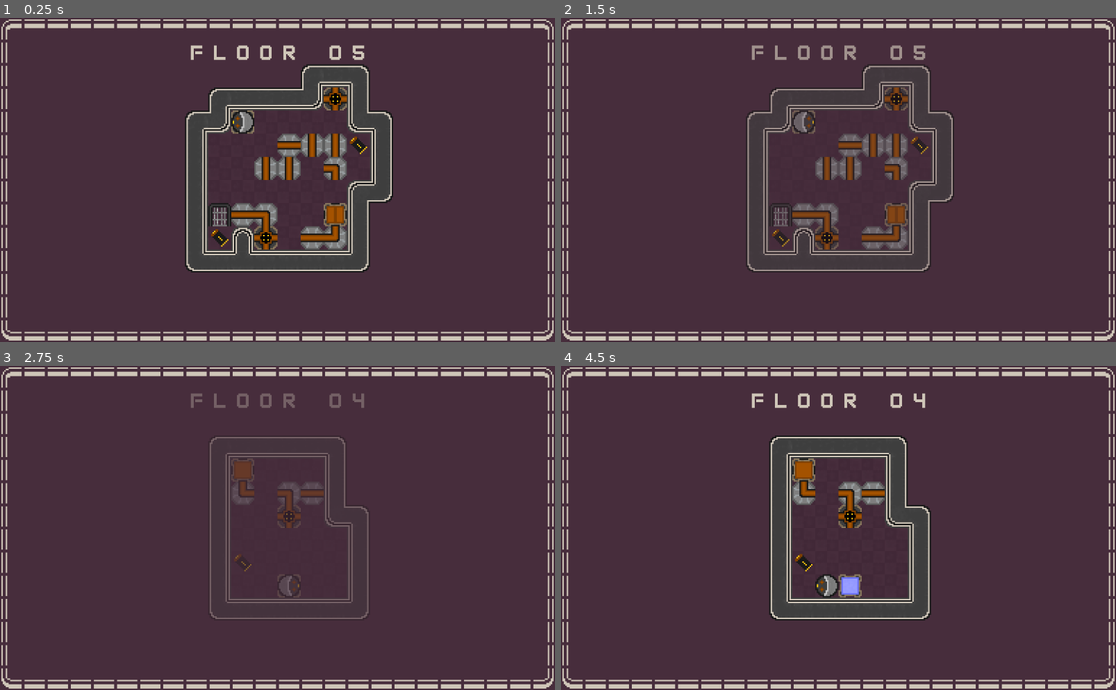
Above: before the commit, frames 1-4 (two rows, left to right).
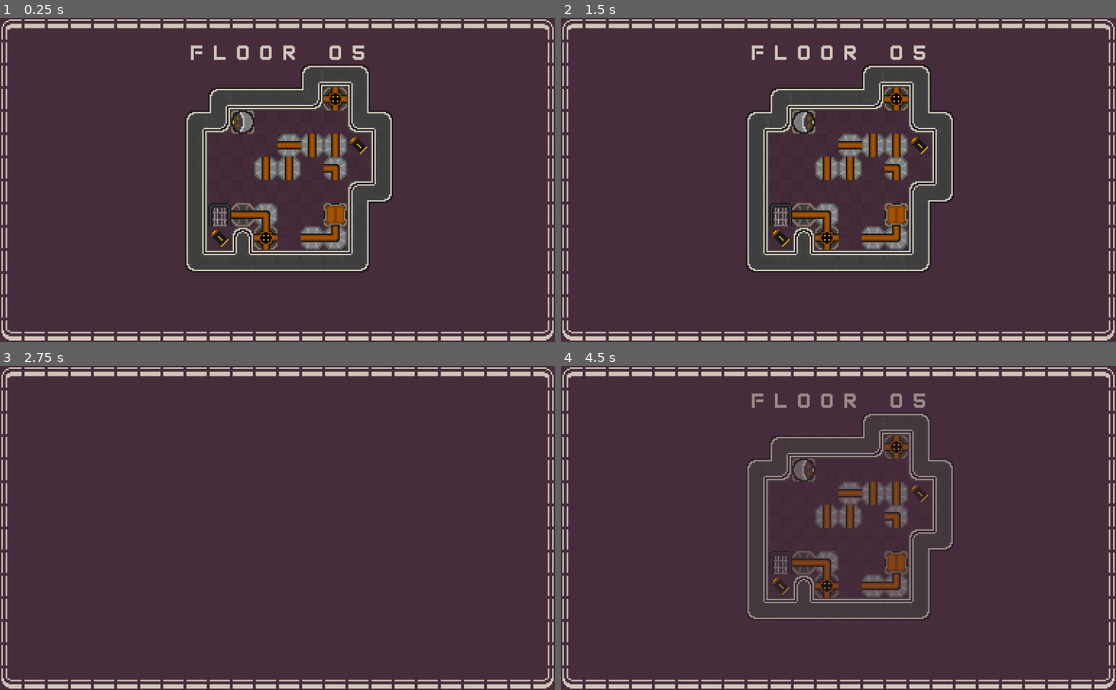
Above: after the commit, the same moments.

Repository: bromero24/Manhunt
Game: Godot game, scene res://scenes/levels/level_5.tscn
Two runs of this game, one before a commit and one after it. Both use one fixed random seed, a clock stepped at 60 frames per second and the inputs below. This scene is started directly instead of the project's main scene.
Inputs:
- Up to frame 1 (0.25 s): no input
- Up to frame 2 (1.5 s): tap Enter at 0.5 s; hold D (move_right) 0.53-1.28 s; hold F (interact) 0.53-1.28 s; tap Z (undo) at 0.8, 1.35 s; tap R (reset) at 1.25 s; hold S (move_down) from 1.28 s (still down)
- Up to frame 3 (2.75 s): tap Space (elevate, bound only after the commit) at 1.55 s; release S (move_down) at 2.03 s; hold D (move_right) from 2.03 s (still down); hold Space (elevate, bound only after the commit) from 2.03 s (still down); tap F (interact) at 2.3 s
- Up to frame 4 (4.5 s): release D (move_right) at 2.78 s; release Space (elevate, bound only after the commit) at 2.78 s; hold W (move_up) 2.78-3.53 s; tap F (interact) at 2.85 s; tap Z (undo) at 3.05 s; hold Z (undo) 3.53-4.28 s; hold A (move_left) from 3.53 s (still down); tap Space (elevate, bound only after the commit) at 3.8, 4.35 s

The runs differ from the first frame. In frame 1, 0.2% of the frame differs, in the area x 41-46%, y 57-65%; in frame 2, 4.2%; in frame 3, 2.5%; in frame 4, 7.7%, in the area x 33-71%, y 8-79%.

Commit message:
Elevator keybind and immovable wires

Diff:
--- a/project.godot
+++ b/project.godot
@@ -66,6 +66,11 @@
 "events": [Object(InputEventKey,"resource_local_to_scene":false,"resource_name":"","device":-1,"window_id":0,"alt_press …(192 unchanged characters)…
 ]
 }
+elevate={
+"deadzone": 0.2,
+"events": [Object(InputEventKey,"resource_local_to_scene":false,"resource_name":"","device":-1,"window_id":0,"alt_pressed":false,"shift_pressed":false,"ctrl_pressed":false,"meta_pressed":false,"pressed":false,"keycode":0,"physical_keycode":32,"key_label":0,"unicode":32,"location":0,"echo":false,"script":null)
+]
+}
 
 [rendering]
 
--- a/scenes/down_elevator.tscn
+++ b/scenes/down_elevator.tscn
@@ -9,7 +9,7 @@
 [sub_resource type="RectangleShape2D" id="RectangleShape2D_u8tpn"]
 size = Vector2(2, 2)
 
-[node name="DownElevator" type="StaticBody2D"]
+[node name="DownElevator" type="Area2D"]
 script = ExtResource("1_otkwm")
 direction = "down"
 
--- a/scenes/levels/level_3.tscn
+++ b/scenes/levels/level_3.tscn
@@ -1153,15 +1153,18 @@
 [node name="Wire2" parent="." instance=ExtResource("3_fmg3e")]
 position = Vector2(24, 24)
 rotation = 1.5708
+movable = true
 
 [node name="Wire3" parent="." instance=ExtResource("3_fmg3e")]
 position = Vector2(40, 24)
 
 [node name="Wire4" parent="." instance=ExtResource("3_fmg3e")]
 position = Vector2(24, 8)
+movable = true
 
 [node name="Wire5" parent="." instance=ExtResource("3_fmg3e")]
 position = Vector2(24, -8)
+movable = true
 
 [node name="UpElevator" parent="." instance=ExtResource("9_pimnq")]
 position = Vector2(-8, -40)
--- a/scenes/levels/level_4.tscn
+++ b/scenes/levels/level_4.tscn
@@ -1149,6 +1149,7 @@
 [node name="Wire" parent="." instance=ExtResource("6_qvnao")]
 position = Vector2(8, -24)
 rotation = 1.5708
+movable = true
 
 [node name="Wire2" parent="." instance=ExtResource("6_qvnao")]
 position = Vector2(-24, -24)
@@ -1157,6 +1158,7 @@
 [node name="Wire3" parent="." instance=ExtResource("7_hsvsk")]
 position = Vector2(24, -24)
 rotation = 1.5708
+movable = true
 
 [node name="UpElevator" parent="." instance=ExtResource("9_um320")]
 position = Vector2(8, 40)
--- a/scenes/levels/level_5.tscn
+++ b/scenes/levels/level_5.tscn
@@ -1163,34 +1163,43 @@
 [node name="Wire2" parent="." instance=ExtResource("9_h717f")]
 position = Vector2(-8, 24)
 rotation = 1.5708
+movable = true
 
 [node name="Wire3" parent="." instance=ExtResource("9_h717f")]
 position = Vector2(40, 40)
 rotation = 3.14159
+movable = true
 
 [node name="Wire4" parent="." instance=ExtResource("8_gruok")]
 position = Vector2(24, 40)
 rotation = 1.5708
+movable = true
 
 [node name="Wire5" parent="." instance=ExtResource("8_gruok")]
 position = Vector2(-8, -8)
+movable = true
 
 [node name="Wire6" parent="." instance=ExtResource("9_h717f")]
 position = Vector2(40, -8)
 rotation = 1.5708
+movable = true
 
 [node name="Wire7" parent="." instance=ExtResource("8_gruok")]
 position = Vector2(40, -24)
+movable = true
 
 [node name="Wire8" parent="." instance=ExtResource("8_gruok")]
 position = Vector2(24, -24)
+movable = true
 
 [node name="Wire9" parent="." instance=ExtResource("8_gruok")]
 position = Vector2(8, -24)
 rotation = 1.5708
+movable = true
 
 [node name="Wire10" parent="." instance=ExtResource("8_gruok")]
 position = Vector2(8, -8)
+movable = true
 
 [node name="UpElevator" parent="." instance=ExtResource("10_tqnj0")]
 position = Vector2(-24, -40)
--- a/scenes/levels/level_6.tscn
+++ b/scenes/levels/level_6.tscn
@@ -1158,10 +1158,12 @@
 
 [node name="Wire" parent="." instance=ExtResource("6_4wfvb")]
 position = Vector2(-40, 24)
+movable = true
 
 [node name="Wire2" parent="." instance=ExtResource("6_4wfvb")]
 position = Vector2(-24, -8)
 rotation = 1.5708
+movable = true
 
 [node name="Wire3" parent="." instance=ExtResource("6_4wfvb")]
 position = Vector2(-8, -40)
@@ -1170,20 +1172,25 @@
 [node name="Wire4" parent="." instance=ExtResource("7_tqv5a")]
 position = Vector2(-40, 40)
 rotation = 4.71239
+movable = true
 
 [node name="Wire5" parent="." instance=ExtResource("7_tqv5a")]
 position = Vector2(24, -40)
 rotation = 1.5708
+movable = true
 
 [node name="Wire6" parent="." instance=ExtResource("7_tqv5a")]
 position = Vector2(56, -8)
 rotation = 4.71239
+movable = true
 
 [node name="Wire7" parent="." instance=ExtResource("6_4wfvb")]
 position = Vector2(56, -24)
+movable = true
 
 [node name="Wire8" parent="." instance=ExtResource("6_4wfvb")]
 position = Vector2(72, 8)
+movable = true
 
 [node name="Wire9" parent="." instance=ExtResource("6_4wfvb")]
 position = Vector2(40, -40)
@@ -1196,6 +1203,7 @@
 [node name="Wire11" parent="." instance=ExtResource("6_4wfvb")]
 position = Vector2(-8, -8)
 rotation = 1.5708
+movable = true
 
 [node name="Wire12" parent="." instance=ExtResource("7_tqv5a")]
 position = Vector2(72, 24)
--- a/scenes/up_elevator.tscn
+++ b/scenes/up_elevator.tscn
@@ -9,9 +9,8 @@
 [sub_resource type="RectangleShape2D" id="RectangleShape2D_36r3j"]
 size = Vector2(2, 2)
 
-[node name="UpElevator" type="StaticBody2D"]
+[node name="UpElevator" type="Area2D"]
 script = ExtResource("1_36r3j")
-direction = "up"
 powered = true
 
 [node name="Sprite2D" type="Sprite2D" parent="."]
--- a/scripts/elevator.gd
+++ b/scripts/elevator.gd
@@ -1,5 +1,5 @@
 class_name Elevator
-extends StaticBody2D
+extends Area2D
 
 @onready var power_checks = [$PowerCheck, $PowerCheck2, $PowerCheck3, $PowerCheck4]
 @onready var sprite = $Sprite2D
--- a/scripts/level_manager.gd
+++ b/scripts/level_manager.gd
@@ -75,6 +75,12 @@
 		if result:
 			previous_moves.push_back(["interact",result])
 
+	if event.is_action_pressed("elevate"):
+		if player.has_overlapping_areas():
+			for area in player.get_overlapping_areas():
+				if area is Elevator and area.powered:
+					load_level(area.destination_level)
+
 	if event.is_action_pressed("reset"):
 		inventory = savepoint_inventory.duplicate()
 		TransitionScene.transition()
--- a/scripts/player.gd
+++ b/scripts/player.gd
@@ -48,10 +48,6 @@
 	moving = false
 	player_update.emit()
 
-	if collided is Elevator and collided.powered:
-		LevelManager.load_level(collided.destination_level)
-		return null
-
 	return self
 
 func interact():
--- a/scripts/wire.gd
+++ b/scripts/wire.gd
@@ -8,6 +8,7 @@
 @export var powered : bool
 @export var starting_position : Vector2
 @export var starting_rotation_deg : float
+@export var movable : bool
 
 signal wire_update
 
@@ -36,41 +37,44 @@
 
 ################# Moving functions #################
 func spin(direction: String):
-	var spin_val = spin_direction[direction]
-	var target_rotation = rotation_degrees + (spin_val * 90)
+	if movable:
+		var spin_val = spin_direction[direction]
+		var target_rotation = rotation_degrees + (spin_val * 90)
 
-	var tween = create_tween()
-	tween.tween_property(self, "rotation_degrees", target_rotation, 1.0/animation_speed).set_trans(Tween.TRANS_SINE)
-	moving = true
-	await tween.finished
-	moving = false
-
-	if rotation_degrees == (spin_val * 360):
-		rotation_degrees = 0
-
-	ray.rotation = -1 * rotation
-	wire_update.emit()
-
-func push(dir: Vector2) -> bool:
-	ray.target_position = dir * LevelManager.tile_size
-	ray.force_raycast_update()
-
-	if !ray.is_colliding():
 		var tween = create_tween()
-		tween.tween_property(self, "position", position + ray.target_position, 1.0/animation_speed).set_trans(Tween.TRANS_SINE)
+		tween.tween_property(self, "rotation_degrees", target_rotation, 1.0/animation_speed).set_trans(Tween.TRANS_SINE)
 		moving = true
 		await tween.finished
 		moving = false
-		await get_tree().create_timer(.05).timeout
+
+		if rotation_degrees == (spin_val * 360):
+			rotation_degrees = 0
+
+		ray.rotation = -1 * rotation
 		wire_update.emit()
-		return true
 
+func push(dir: Vector2) -> bool:
+	if movable:
+		ray.target_position = dir * LevelManager.tile_size
+		ray.force_raycast_update()
+
+		if !ray.is_colliding():
+			var tween = create_tween()
+			tween.tween_property(self, "position", position + ray.target_position, 1.0/animation_speed).set_trans(Tween.TRANS_SINE)
+			moving = true
+			await tween.finished
+			moving = false
+			await get_tree().create_timer(.05).timeout
+			wire_update.emit()
+			return true
+
+		return false
 	return false
 
 
 ################# Update functions #################
 func update_sprite():
-	sprite.region_rect.position.y = int(powered) * 17
+	sprite.region_rect.position.y = (int(powered) * 17) + (int(not movable) * 34)
 
 func update() -> bool:
 	for power in power_checks:
